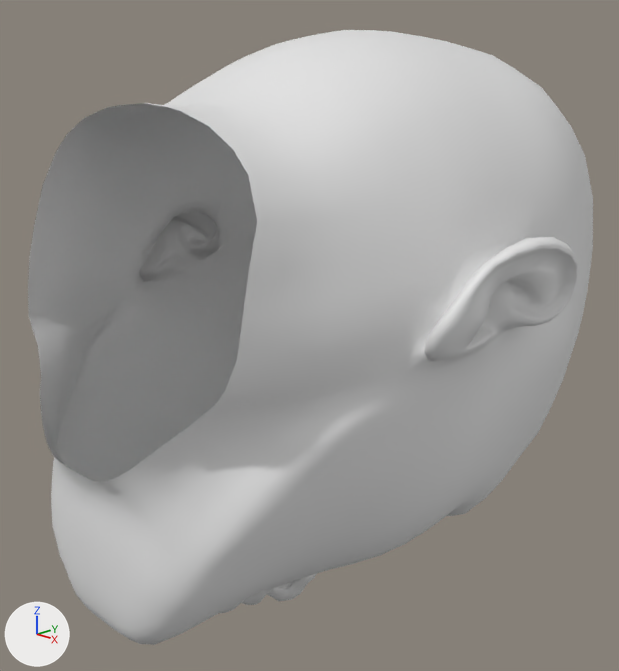
An edit to the Blender file blindbuy_oakd/meshes/head.blend, drawn before and after from the same camera.
Before and after are seen from a 50 mm lens placed at (3.61, -3.35, 3.29), pointed at (-0.09, 0.4, 1.69). Every picture has the same lights, and +X, +Y and +Z are marked at lower left.

Script lines for the objects in view, before the commit:
```python
me_male_head_obj = bpy.data.meshes.new('male head.obj')
me_male_head_obj.from_pydata(...)  # 3224 vertices, 3242 faces; spans x -15.3..15.3, y -13.8..24.3, z -35.4..0.0
me_male_head_obj.materials.append(mat_material0)  # white #e7e7e7
ob_male_head_obj = bpy.data.objects.new('male head.obj', me_male_head_obj)
ob_male_head_obj.location = (0.0, 0.0, 0.0)
ob_male_head_obj.rotation_euler = (0.0, 3.142, 0.0)  # degrees (0, 180, 0)
ob_male_head_obj.scale = (0.1, 0.1, 0.1)
```
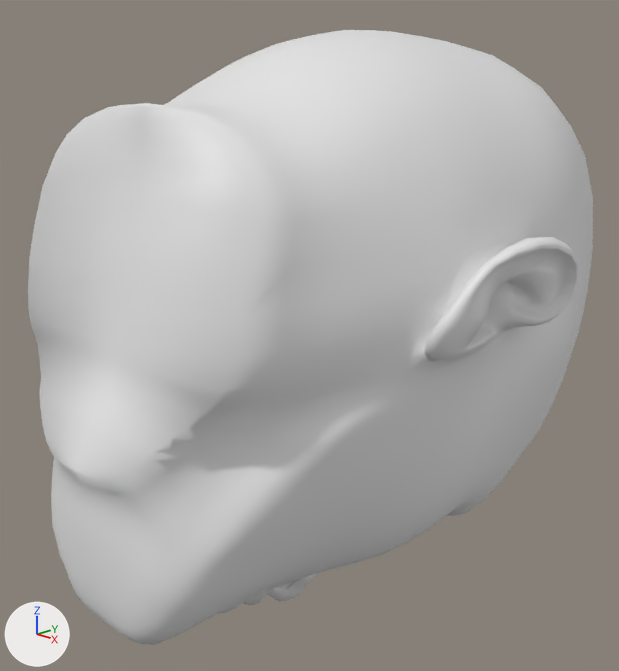
Boxes (x1, y1, x2, y2) around the edits, measured in the pictures (619 x 671 px):
part 1 of me_male_head_obj, added
    after: (28, 103, 257, 482)

The change, as a list of edits to the scene's bpy script:
```text
Change me_male_head_obj:
    used by ob_male_head_obj; location = (0.0, 0.0, 0.0); rotation_euler = (0.0, 3.142, 0.0), in degrees (0, 180, 0); scale = (0.1, 0.1, 0.1)
    remove me_male_head_obj.from_pydata(...)  # 3224 vertices, 3242 faces; spans x -15.3..15.3, y -13.8..24.3, z -35.4..0.0
    add me_male_head_obj.from_pydata(...)  # 3245 vertices, 3286 faces; spans x -15.3..15.3, y -13.8..24.3, z -35.4..0.0
    me_male_head_obj part 1
    21 vertices are added at x 0.0, y -13.8..-8.5, z -31.4..-13.9
    44 new faces join them
```
